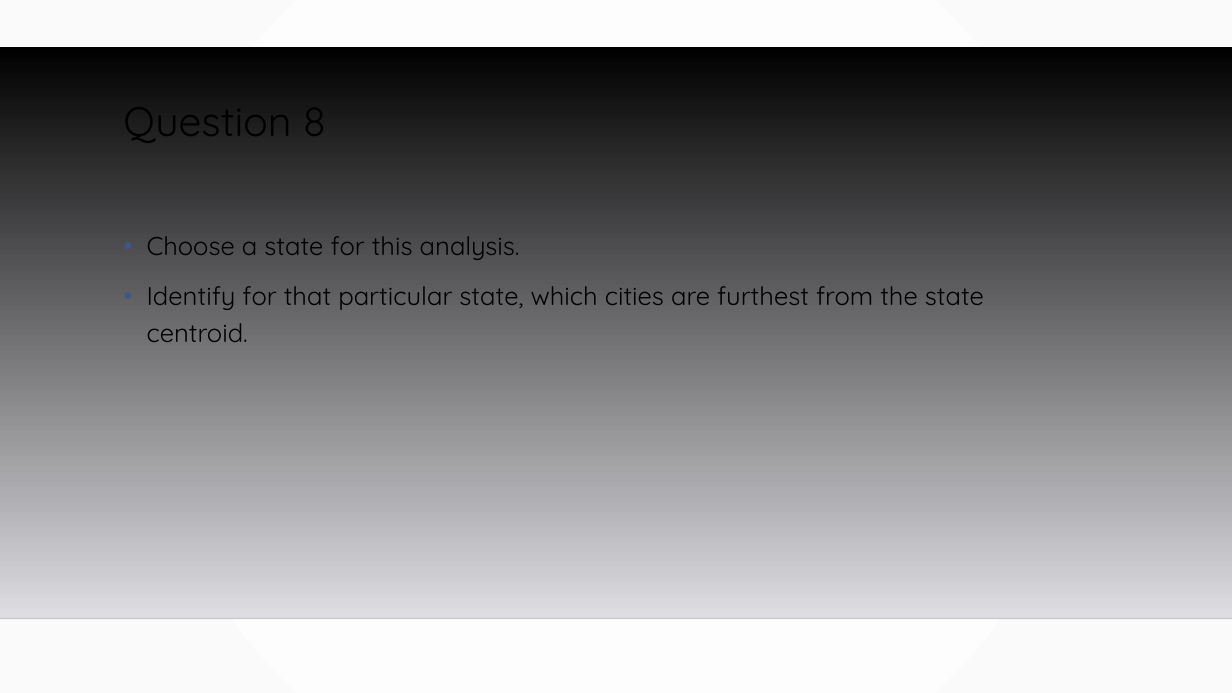
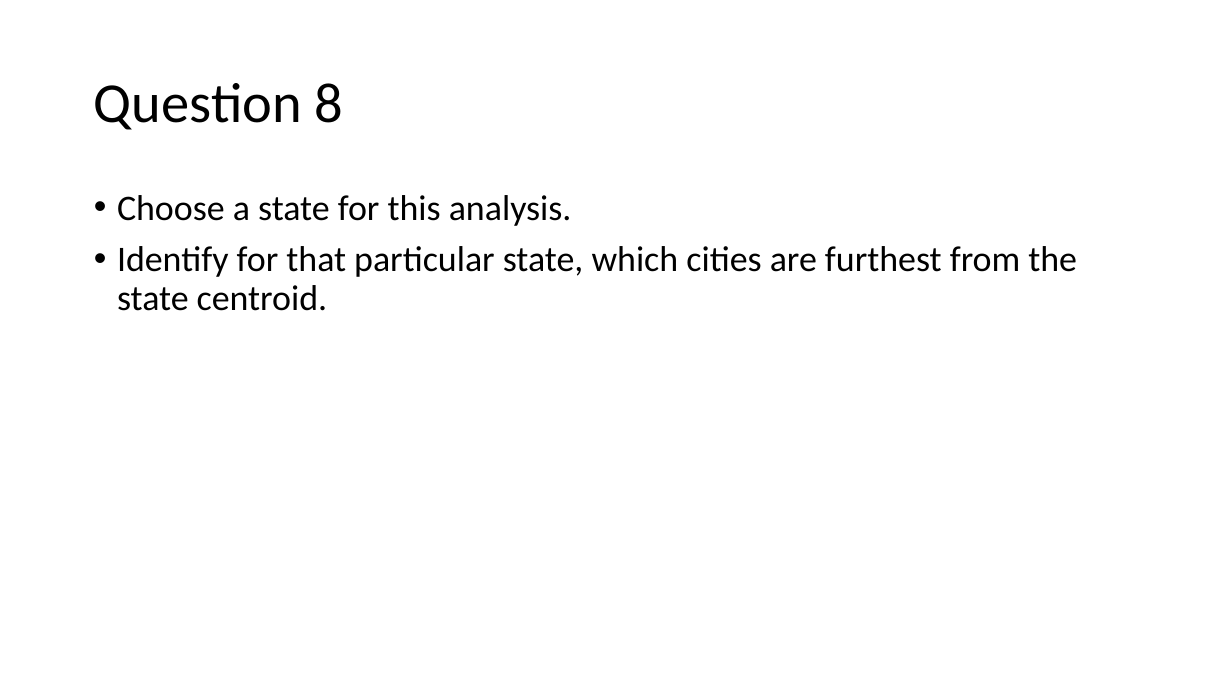
Before and after one commit to MGIS-UMN/GIS5577_week6, a slide deck: slide 10 of Spatial_Questions.odp. Drawn at 1232x693 pixels with LibreOffice and Linux fonts; fonts in the diff are those of the drawing; background and template pictures are left out. Boxes give left, top, right and bottom in pixels: in the first picture for what was removed or moved away, otherwise in the second. Text is boxed around its words. In the diff, an @@ line names an element or a change of style, - is before the commit and + after.

```diff
--- a/Spatial_Questions.odp
+++ b/Spatial_Questions.odp
@@ background gradient #FFFFFF to #FAFAFA to #FFFFFF @@
@@ freeform shape removed at (x1=0, y1=47, x2=1232, y2=618) @@
@@ title "Question 8" moved from (x1=123, y1=88, x2=326, y2=149) to (x1=94, y1=83, x2=344, y2=130) @@
@@ title "Question 8" at (x1=94, y1=83, x2=344, y2=130): size 32 to 44 pt, font Quicksand to Calibri; vertical alignment top to middle @@
@@ text "Choose a state for this ..." moved from (x1=147, y1=236, x2=984, y2=342) to (x1=117, y1=195, x2=1077, y2=311) @@
@@ text "Choose a state for this ..." at (x1=117, y1=195, x2=1077, y2=311): size 20 to 28 pt, font Quicksand to Calibri; line spacing 1.2 to 0.9; bullet colour #415588 to #000000 @@
@@ line removed from (0, 618) to (1232, 618) @@
```
Also in this commit, not shown: 11 other slides changed, 6 other files.
